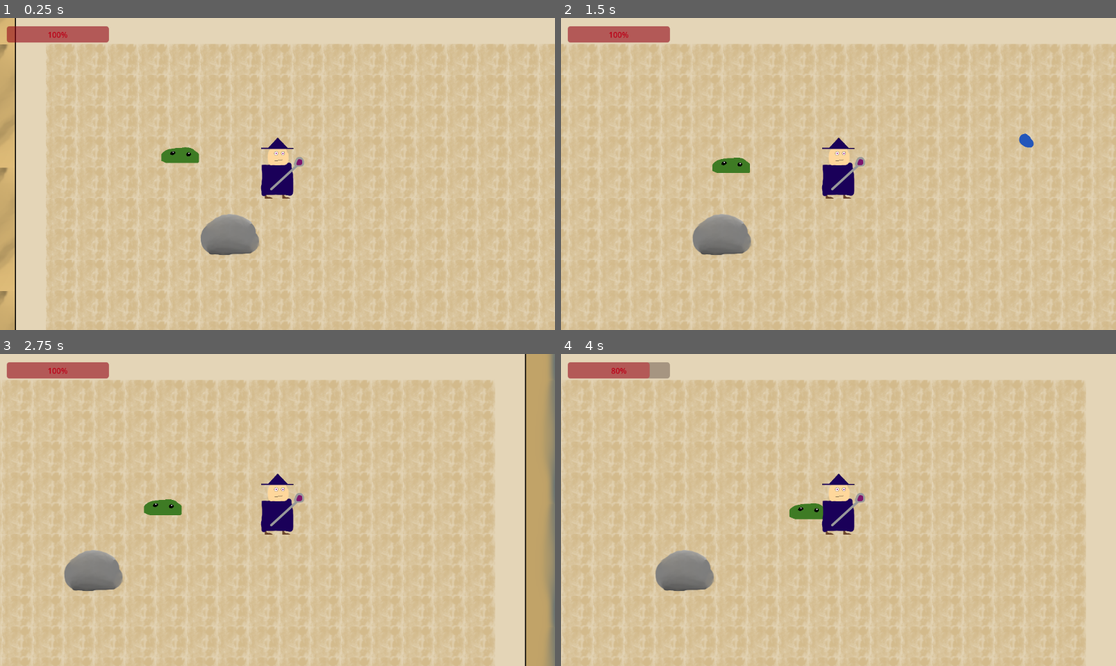
Above: before the commit, frames 1-4 (two rows, left to right).
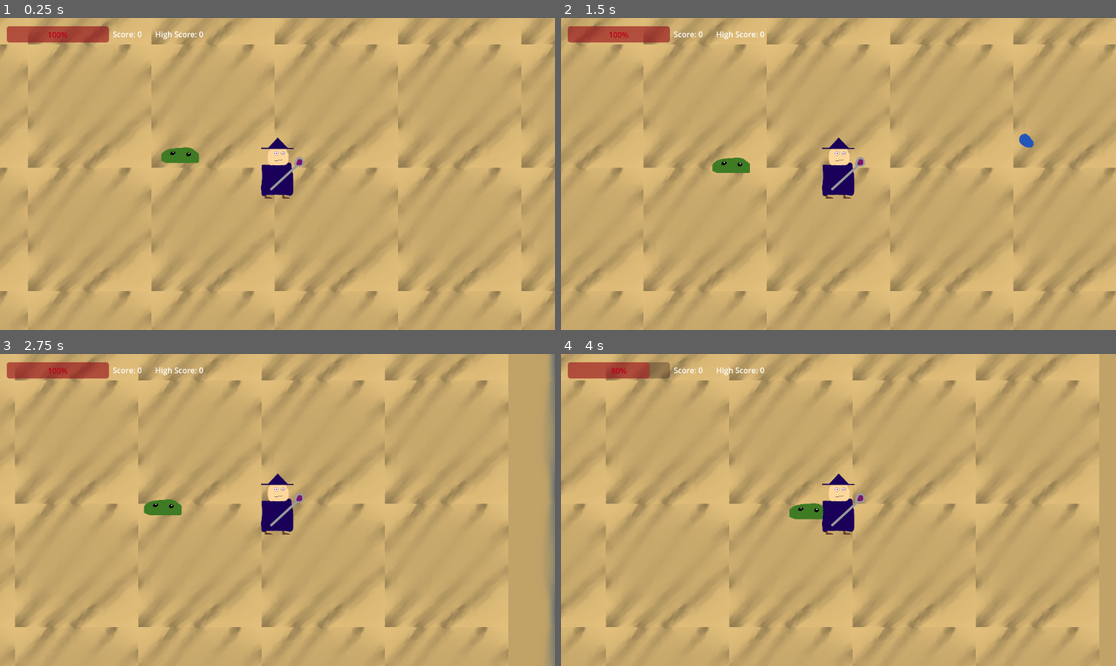
Above: after the commit, the same moments.

Repository: nuaht1/Eksamens-Projekt
Game: Godot game, scene res://node_2d.tscn
Same seed, same stepped clock (60 frames per second), same inputs: the game is played once before the commit and once after it. This scene is started directly instead of the project's main scene.
Inputs (mouse positions are in pixels of both pictures, inside the frame that each line leads up to):
- Up to frame 1 (0.25 s): no input
- Up to frame 2 (1.5 s): tap Enter at 0.5 s; move the mouse to (960, 158) at 0.52 s; hold Right (ui_right) 0.53-1.25 s; tap F (enter_portal) at 0.6 s; click (960, 158) at 0.67 s; drag from (727, 189) to (971, 149) at 1.27 s
- Up to frame 3 (2.75 s): move the mouse to (333, 441) at 2.02 s; hold Right (ui_right) from 2.03 s (still down); tap F (enter_portal) at 2.1 s
- Up to frame 4 (4 s): release Right (ui_right) at 2.75 s; drag from (810, 572) to (672, 463) at 2.77 s; move the mouse to (1005, 556) at 3.52 s; hold Left (ui_left) from 3.53 s (still down); tap F (enter_portal) at 3.6 s

The runs differ from the first frame. In frame 1, 95% of the frame differs, in the area x 2-100%, y 0-100%; in frame 2, 97%; in frame 3, 92%; in frame 4, 97%, in the area x 0-100%, y 0-100%.

Commit message:
Program fix

Diff:
--- a/eksamens-projekt/node_2d.tscn
+++ b/eksamens-projekt/node_2d.tscn
@@ -15,6 +15,7 @@
 [ext_resource type="Texture2D" uid="uid://ck3fspjmviygf" path="res://tileset 1/water corner border sprite.png" id="13_ta5nu"]
 [ext_resource type="Texture2D" uid="uid://b1r0bpvkg8rns" path="res://tileset 1/water sprite.png" id="14_flf07"]
 [ext_resource type="Texture2D" uid="uid://yqlapg53s44v" path="res://tileset 1/cactus.png" id="15_flf07"]
+[ext_resource type="Script" uid="uid://b4qccgc33wmgo" path="res://ui.gd" id="15_ta5nu"]
 
 [sub_resource type="TileSetAtlasSource" id="TileSetAtlasSource_k73cj"]
 texture = ExtResource("11_nr8wp")
@@ -149,6 +150,7 @@
 tile_set = SubResource("TileSet_hqns4")
 
 [node name="TileMapLayer" type="TileMapLayer" parent="."]
+visible = false
 position = Vector2(37, -1)
 tile_map_data = PackedByteArray("AAARAAYAAAAAAAAAAAAQAAYAAAAAAAAAAAAQAAcAAAAAAAAAAAARAAcAAAAAAAAAAAAAAAAAAAAAAAAAAAABAA …(3952 unchanged characters)…
 tile_set = SubResource("TileSet_x0ka3")
@@ -181,6 +183,7 @@
 position = Vector2(1, 1)
 
 [node name="UI" type="CanvasLayer" parent="."]
+script = ExtResource("15_ta5nu")
 
 [node name="HealthBar" type="ProgressBar" parent="UI"]
 modulate = Color(0.778661, 0, 0.0934957, 1)
@@ -189,6 +192,18 @@
 offset_right = 226.0
 offset_bottom = 51.0
 
+[node name="HighScoreLabel" type="Label" parent="UI"]
+offset_left = 322.0
+offset_top = 22.0
+offset_right = 418.0
+offset_bottom = 45.0
+
+[node name="ScoreLabel" type="Label" parent="UI"]
+offset_left = 234.0
+offset_top = 22.0
+offset_right = 282.0
+offset_bottom = 45.0
+
 [node name="WaterSpell" parent="." instance=ExtResource("9_4d7sh")]
 
 [node name="SpawnTimer" type="Timer" parent="."]
Not shown: 1 places in eksamens-projekt/node_2d.tscn that only renumber resources
